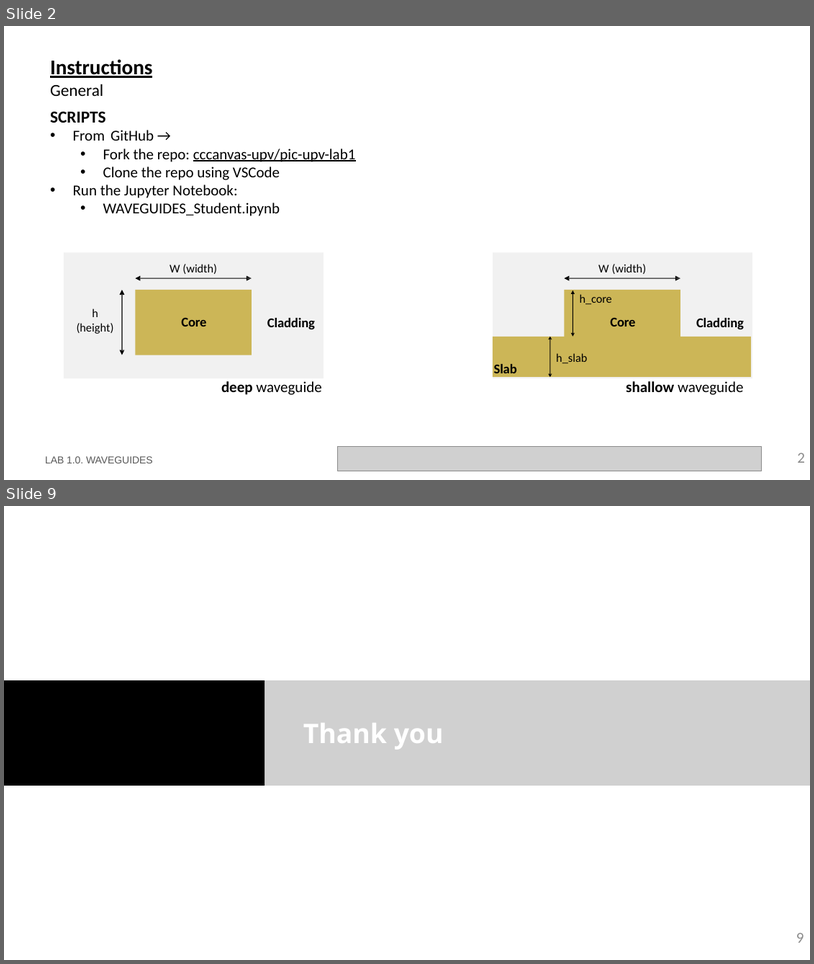
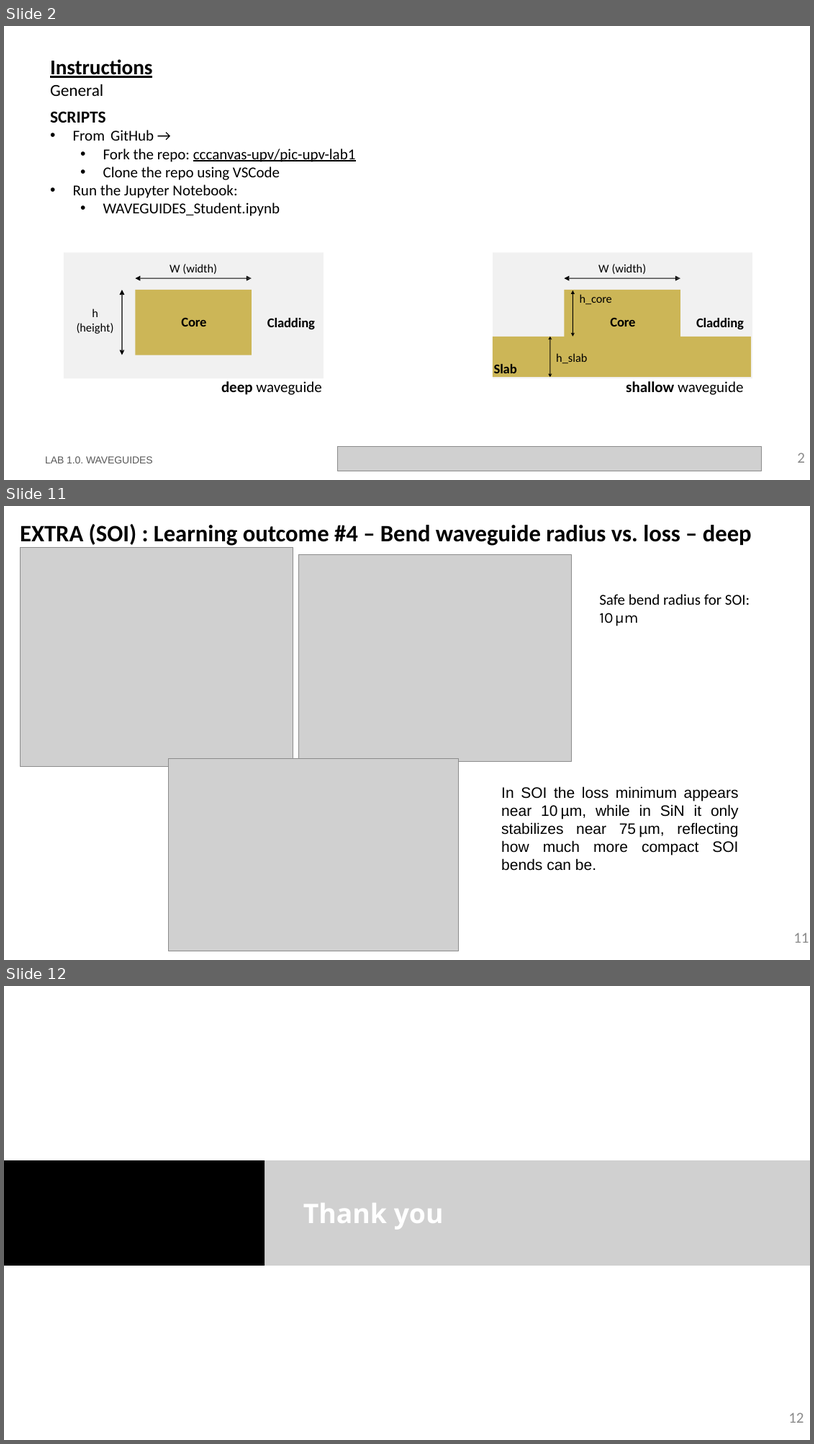
Before and after one commit to mromgar1/pic-upv-lab1, a slide deck: LabBook_10.pptx. Shown one above the other, each under a label of ours: slides 2 and 9 before the commit, slides 2, 11 and 12 after it; the slides between them are not shown. The pictures are 814x964 and 814x1444 pixels, drawn with LibreOffice and Linux fonts; fonts in the diff are those of the drawing; grey boxes stand for pictures; background and template pictures are left out. Boxes give left, top, right and bottom in pixels: in the first picture for what was removed or moved away, otherwise in the second. Text is boxed around its words. In the diff, an @@ line names an element or a change of style, - is before the commit and + after.

```diff
--- a/LabBook_10.pptx
+++ b/LabBook_10.pptx
@@ slide 11 added at (4, 506, 810, 960), background #FFFFFF @@
@@ text added at (20, 524, 752, 546), 28 pt, text #000000, bold @@
+EXTRA (SOI) : Learning outcome #4 – Bend waveguide radius vs. loss – deep
@@ picture added at (20, 548, 293, 767) @@
@@ picture added at (298, 555, 571, 762) @@
@@ text added at (599, 594, 750, 626), 18 pt, text #000000 @@
+Safe bend radius for SOI:
+10 µm
@@ picture added at (169, 758, 459, 951) @@
@@ text added at (502, 786, 739, 870), 18 pt, text #000000 @@
+In SOI the loss minimum appears near 10 µm, while in SiN it only stabilizes near 75 µm, reflecting how much more compact SOI bends can be.
@@ page number added at (794, 932, 809, 942), 18 pt, text #8C8C8C @@
+11
@@ what was slide 9 is now slide 12 @@
@@ page number at (789, 1412, 804, 1422): text changed @@
-9
+12
```
Also in this commit, not shown: 4 slides changed, 4 other slides added, 2 slides removed.
